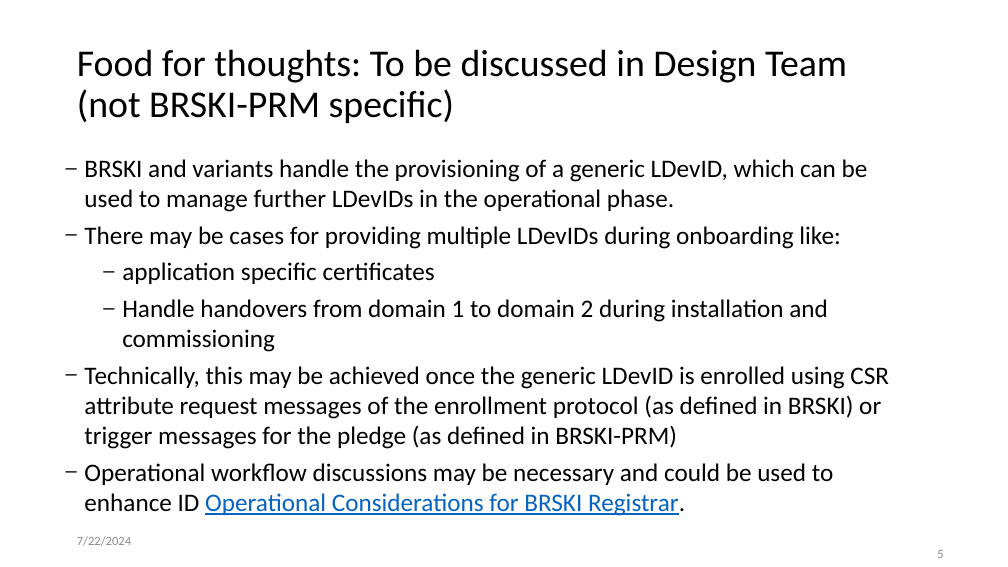
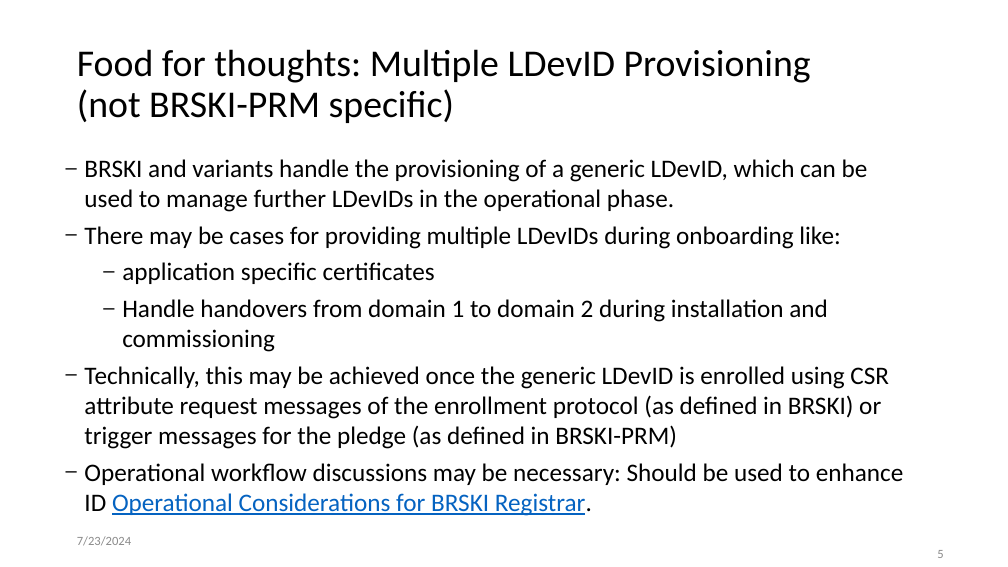
Before and after one commit to anima-wg/anima-brski-prm, a slide deck: slide 5 of presentations/slides-120-anima-update-brski-with-pledge-in-responder-mode-brski-prm.pptx. Drawn at 1008x567 pixels with LibreOffice and Linux fonts; fonts in the diff are those of the drawing. Boxes give left, top, right and bottom in pixels: in the first picture for what was removed or moved away, otherwise in the second. Text is boxed around its words. In the diff, an @@ line names an element or a change of style, - is before the commit and + after.

```diff
--- a/presentations/slides-120-anima-update-brski-with-pledge-in-responder-mode-brski-prm.pptx
+++ b/presentations/slides-120-anima-update-brski-with-pledge-in-responder-mode-brski-prm.pptx
@@ title at (x1=77, y1=49, x2=811, y2=123): text changed @@
-Food for thoughts: To be discussed in Design Team
-(not BRSKI-PRM specific)
+Food for thoughts: Multiple LDevID Provisioning
+(not BRSKI-PRM specific)
@@ text at (x1=84, y1=463, x2=903, y2=516): text changed @@
-– Operational workflow discussions may be necessary and could be used to enhance ID Operational Considerations for BRSKI Registrar.
+– Operational workflow discussions may be necessary: Should be used to enhance ID Operational Considerations for BRSKI Registrar.
```
Also in this commit, not shown: 3 other slides changed, 1 slide added.
